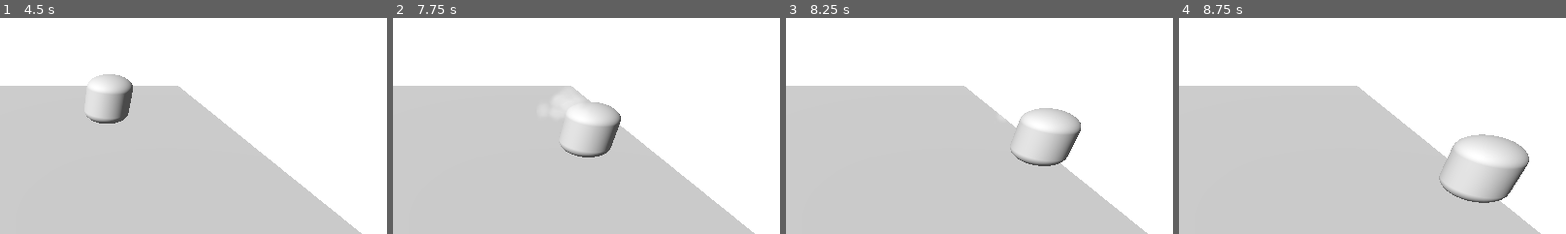
Above: before the commit, frames 1-4 (left to right).
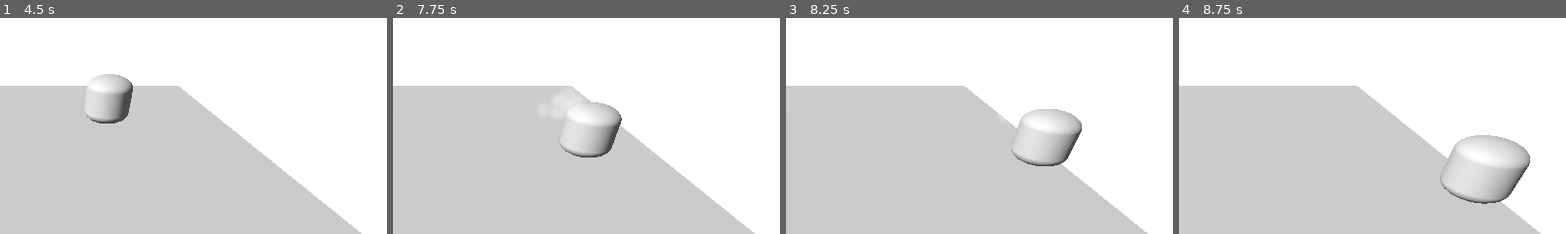
Above: after the commit, the same moments.

Repository: evanbuggy/adp-workshop
Game: Godot game, scene res://Scenes/Levels/TestArea.tscn
Two runs of this game, one before a commit and one after it. Both use one fixed random seed, a clock stepped at 60 frames per second and the inputs below.
Inputs:
- Up to frame 1 (4.5 s): tap Enter (ui_accept) at 0.5, 0.77, 1.52, 3.02, 3.77 s; hold Right (ui_right) 0.53-1.28 s; hold Down (ui_down) 1.28-2.03 s; hold Right (ui_right) 2.03-2.78 s; hold Up (ui_up) 2.78-3.53 s; hold Left (ui_left) from 3.53 s (still down)
- Up to frame 2 (7.75 s): tap Enter (ui_accept) at 4.52, 6.02, 6.77, 7.52 s; release Left (ui_left) at 5.03 s; hold Down (ui_down) 5.03-5.78 s; hold Right (ui_right) 5.78-6.53 s; hold Up (ui_up) 6.53-7.28 s; hold Right (ui_right) from 7.28 s (still down)
- Up to frame 3 (8.25 s): release Right (ui_right) at 8.03 s; hold Down (ui_down) from 8.03 s (still down)
- Up to frame 4 (8.75 s): keep holding Down (ui_down)
The pictures show only the part of the screen within x 48-97%, y 1-51%; the shares and areas given below are measured in that part.

Frame 1 is identical in both runs. In frame 2, less than 0.1% of the frame differs, in the area x 45-60%, y 39-65%; in frame 3, 0.2%; in frame 4, 0.4%, in the area x 67-91%, y 53-87%.

Commit message:
Finalising movement before the workshop

Diff:
--- a/Scripts/Player/FSM_Idle.gd
+++ b/Scripts/Player/FSM_Idle.gd
@@ -1,11 +1,13 @@
 extends FSM_PlayerState
+
+func enter(_prevState: String) -> void:
+	player.idleSkidVec = player.inputVec
 
 func handle_input(_event: InputEvent) -> void:
 	player.set_input_vec()
 
 func physics_update(delta: float) -> void:
-	player.idle_skid()
-	player.input_to_horizontal_air_movement(delta)
+	player.idle_skid(delta)
 	player.horizontal_movement(delta)
 
 	if (!player.is_on_floor()):
--- a/Scripts/Player/FSM_Running.gd
+++ b/Scripts/Player/FSM_Running.gd
@@ -19,11 +19,10 @@
 	else:
 		dustCurrFrame += 1
 
-	if player.inputVec != Vector2.ZERO:
-		player.input_to_horizontal_movement(delta)
-	else:
+	if player.inputVec == Vector2.ZERO:
 		finished.emit(IDLE)
 
+	player.input_to_horizontal_movement(delta)
 	player.horizontal_movement(delta)
 
 	if (!player.is_on_floor()):
--- a/Scripts/Player/Player.gd
+++ b/Scripts/Player/Player.gd
@@ -9,12 +9,13 @@
 @export var dustTimer := 15
 @export var friction := 20.0
 @export var airFriction := 6.0
+
+var idleSkidVec: Vector2 = Vector2.ZERO
 var inputVec: Vector2 = Vector2.ZERO
 
 func set_input_vec() -> void:
     inputVec.x = Input.get_action_strength("ui_right") - Input.get_action_strength("ui_left")
     inputVec.y = Input.get_action_strength("ui_down") - Input.get_action_strength("ui_up")
-    print(velocity)
 
 func input_to_horizontal_movement(delta: float) -> void:
     if (speed < maxSpeed):
@@ -34,6 +35,10 @@
     velocity.x *= (delta * speed)
     velocity.z *= (delta * speed)
 
-func idle_skid() -> void:
+func idle_skid(delta: float) -> void:
     if (speed > 0):
         speed = clamp(speed - accel, 0, maxSpeed)
+    var temp: Vector2 = Vector2(velocity.x, velocity.z)
+    temp = temp.lerp(idleSkidVec, delta * friction).normalized()
+    velocity.x = temp.x
+    velocity.z = temp.y
